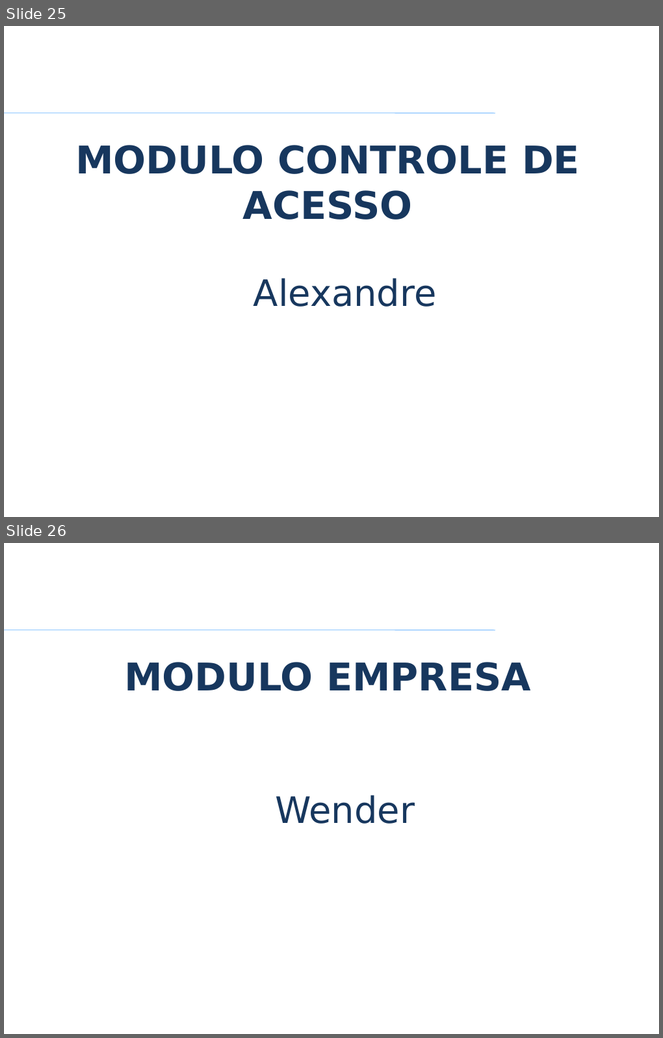
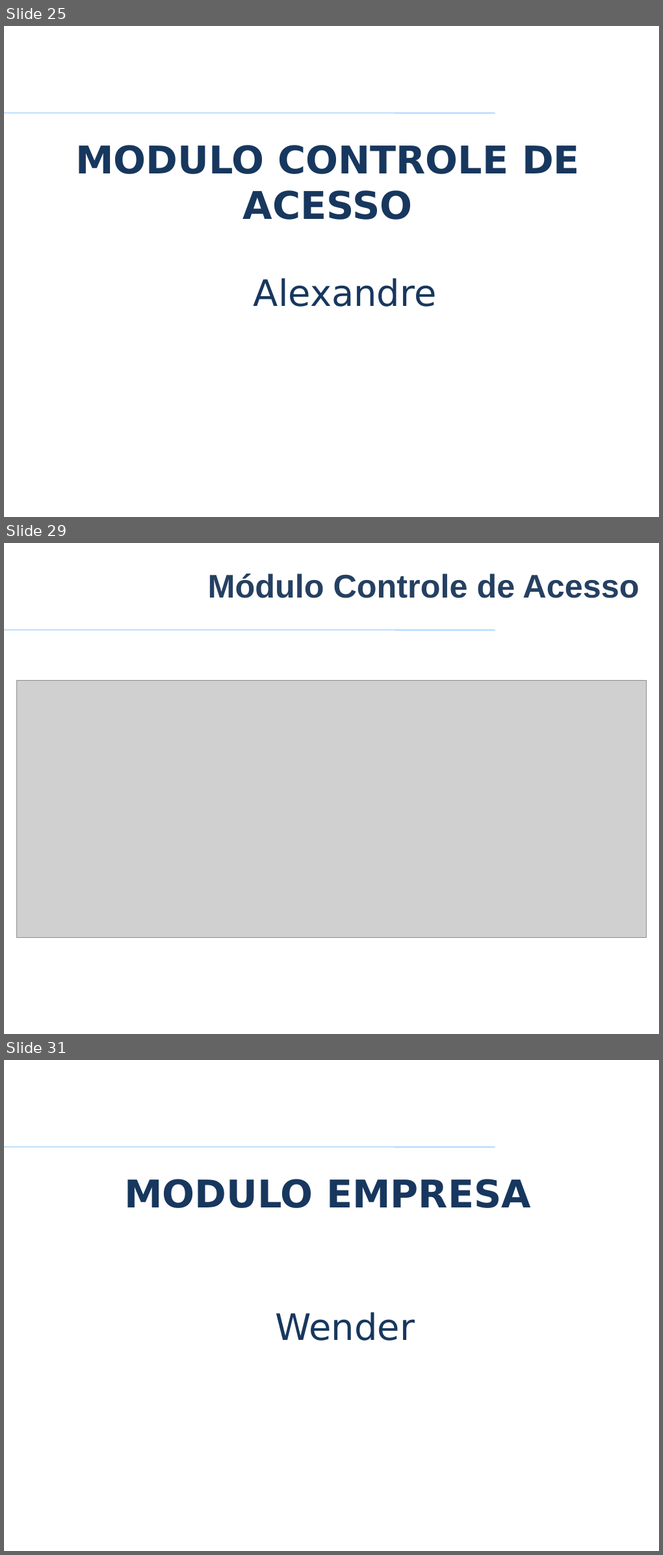
Before and after one commit to VagnerAlcantara/TCC, a slide deck: TCC/3º Encontro/2017-Apresentacao Psystem.pptx. Shown one above the other, each under a label of ours: slides 25 and 26 before the commit, slides 25, 29 and 31 after it; the slides between them are not shown. The pictures are 663x1038 and 663x1555 pixels, drawn with LibreOffice and Linux fonts; fonts in the diff are those of the drawing; grey boxes stand for pictures; background and template pictures are left out. Boxes give left, top, right and bottom in pixels: in the first picture for what was removed or moved away, otherwise in the second. Text is boxed around its words. In the diff, an @@ line names an element or a change of style, - is before the commit and + after.

Commit message:
Atualização Contr Acesso

```diff
--- a/TCC/3º Encontro/2017-Apresentacao Psystem.pptx
+++ b/TCC/3º Encontro/2017-Apresentacao Psystem.pptx
@@ slide 29 added at bbox=[4, 543, 659, 1034], background #FFFFFF; not listed: 1 template element that a slide beside it also shows @@
@@ title added at bbox=[208, 574, 639, 598], 36 pt, text #254061, bold @@
+Módulo Controle de Acesso
@@ picture added at bbox=[17, 681, 647, 938] @@
@@ what was slide 26 is now slide 31 @@
```
Also in this commit, not shown: 4 other slides added.
